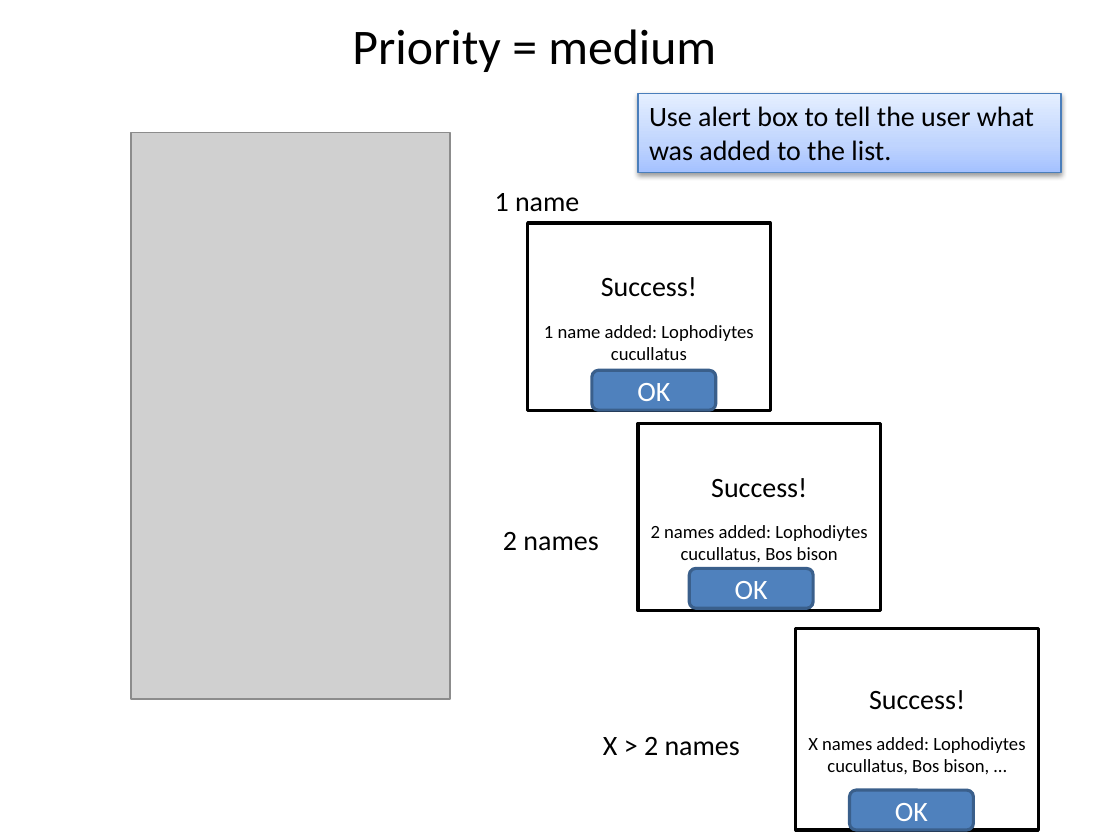
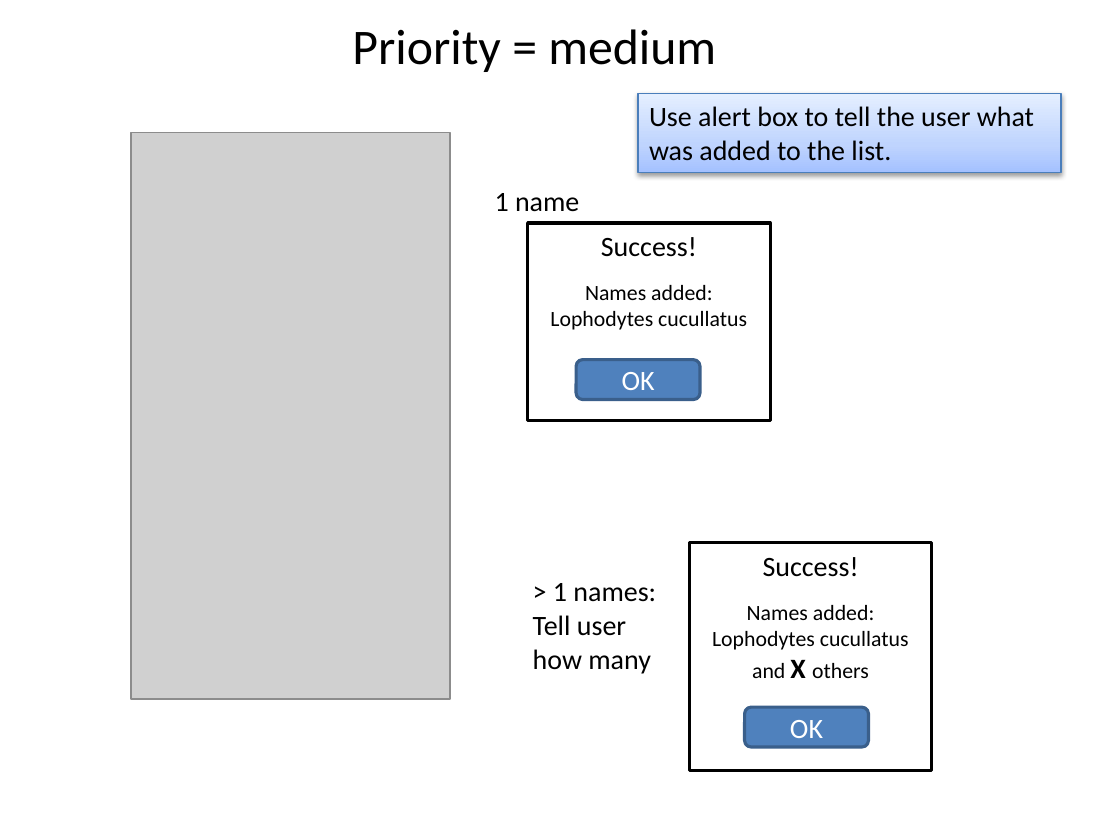
Before and after one commit to phylotastic/Pt_Mobile_Application, a slide deck: slide 8 of design/mobile_app_mvp_priorities.pptx (slide 7 before the commit). Drawn at 1120x840 pixels with LibreOffice and Linux fonts; fonts in the diff are those of the drawing; grey boxes stand for pictures. Boxes give left, top, right and bottom in pixels: in the first picture for what was removed or moved away, otherwise in the second. Text is boxed around its words. In the diff, an @@ line names an element or a change of style, - is before the commit and + after.

Commit message:
updates

```diff
--- a/design/mobile_app_mvp_priorities.pptx
+++ b/design/mobile_app_mvp_priorities.pptx
@@ rectangle "Success!": place and size @@
-rectangle "Success!" at [528, 223, 771, 410]
+rectangle "Success!" at [528, 223, 771, 420]
@@ rectangle "Success!" at [528, 223, 771, 420]: vertical alignment middle to top @@
@@ text in rectangle at [550, 285, 747, 330]: text changed; size 12 to 14 pt @@
-1 name added: Lophodiytes cucullatus
+Names added: Lophodytes cucullatus
@@ rounded rectangle "OK": place and size @@
-rounded rectangle "OK" at [591, 371, 716, 411]
+rounded rectangle "OK" at [576, 360, 700, 400]
@@ rectangle "Success!" at [689, 542, 932, 769]: vertical alignment middle to top @@
@@ rectangle "Success!": place and size @@
-rectangle "Success!" at [638, 423, 881, 610]
+rectangle "Success!" at [689, 542, 932, 769]
@@ text at [533, 583, 656, 674]: text changed @@
-2 names
+> 1 names:
+Tell user how many
@@ text in rectangle at [712, 605, 909, 678]: text changed; size 12 to 14 pt @@
-2 names added: Lophodiytes cucullatus, Bos bison
+Names added: Lophodytes cucullatus and X others
@@ rectangle removed at [795, 628, 1038, 830] @@
-Success!
-X names added: Lophodiytes cucullatus, Bos bison, …
@@ rounded rectangle "OK": place and size @@
-rounded rectangle "OK" at [689, 568, 813, 608]
+rounded rectangle "OK" at [745, 707, 869, 747]
@@ text removed at [603, 737, 740, 756] @@
-X > 2 names
@@ rounded rectangle removed at [850, 790, 974, 830] @@
-OK
```
Also in this commit, not shown: 4 other slides changed, 6 slides added, 3 slides removed.
